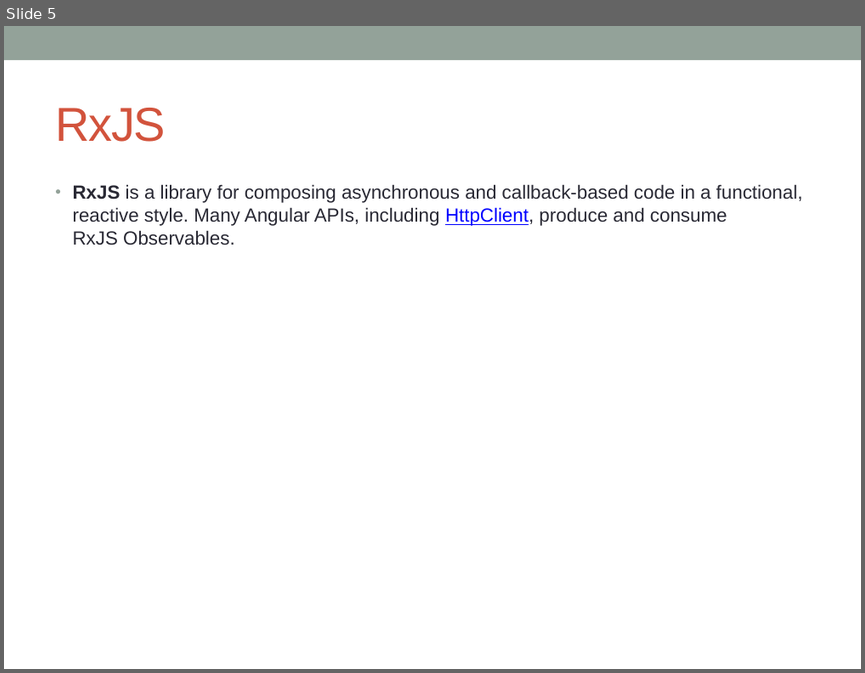
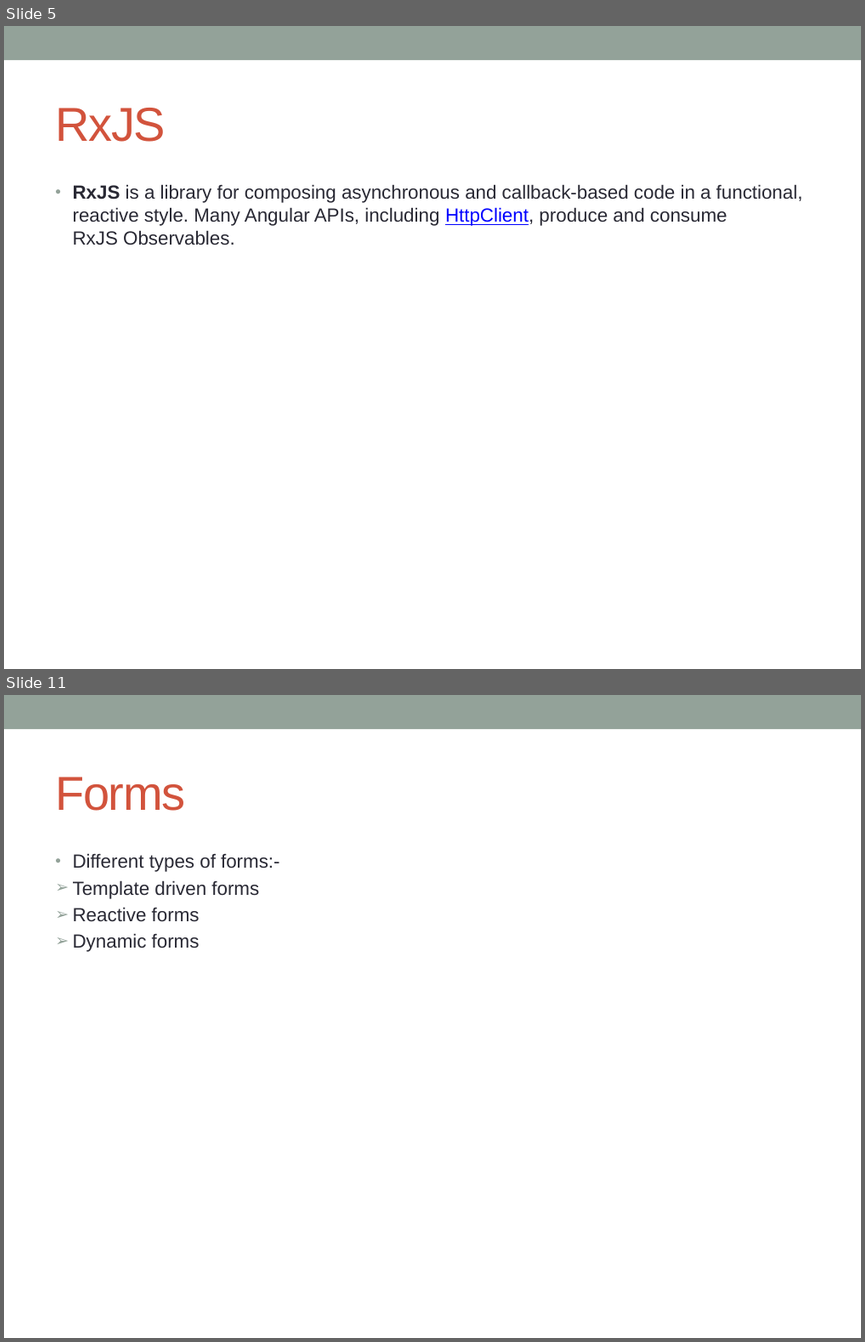
Before and after one commit to notionquest/ProjectDocumentation, a slide deck: Angular.pptx. Shown one above the other, each under a label of ours: slide 5 before the commit, slides 5 and 11 after it; the slides between them are not shown. The pictures are 865x673 and 865x1342 pixels, drawn with LibreOffice and Linux fonts; fonts in the diff are those of the drawing. Boxes give left, top, right and bottom in pixels: in the first picture for what was removed or moved away, otherwise in the second. Text is boxed around its words. In the diff, an @@ line names an element or a change of style, - is before the commit and + after.

Commit message:
Forms and observables
Forms and observables

```diff
--- a/Angular.pptx
+++ b/Angular.pptx
@@ slide 11 added at (4,695,861,1338), background #FFFFFF; not listed: 1 template element that a slide beside it also shows @@
@@ title added at (55,777,185,811), 40 pt, text #D2533C @@
+Forms
@@ text added at (73,853,279,952), 16 pt, text #292934 @@
+• Different types of forms:-
+➢ Template driven forms
+➢ Reactive forms
+➢ Dynamic forms
```
Also in this commit, not shown: 2 slides changed, 5 other slides added.
